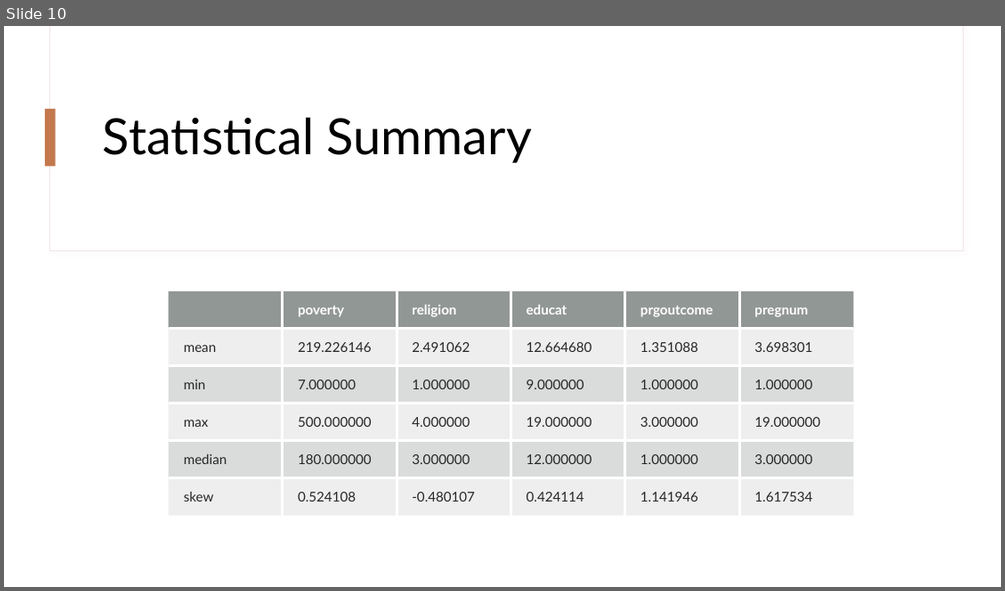
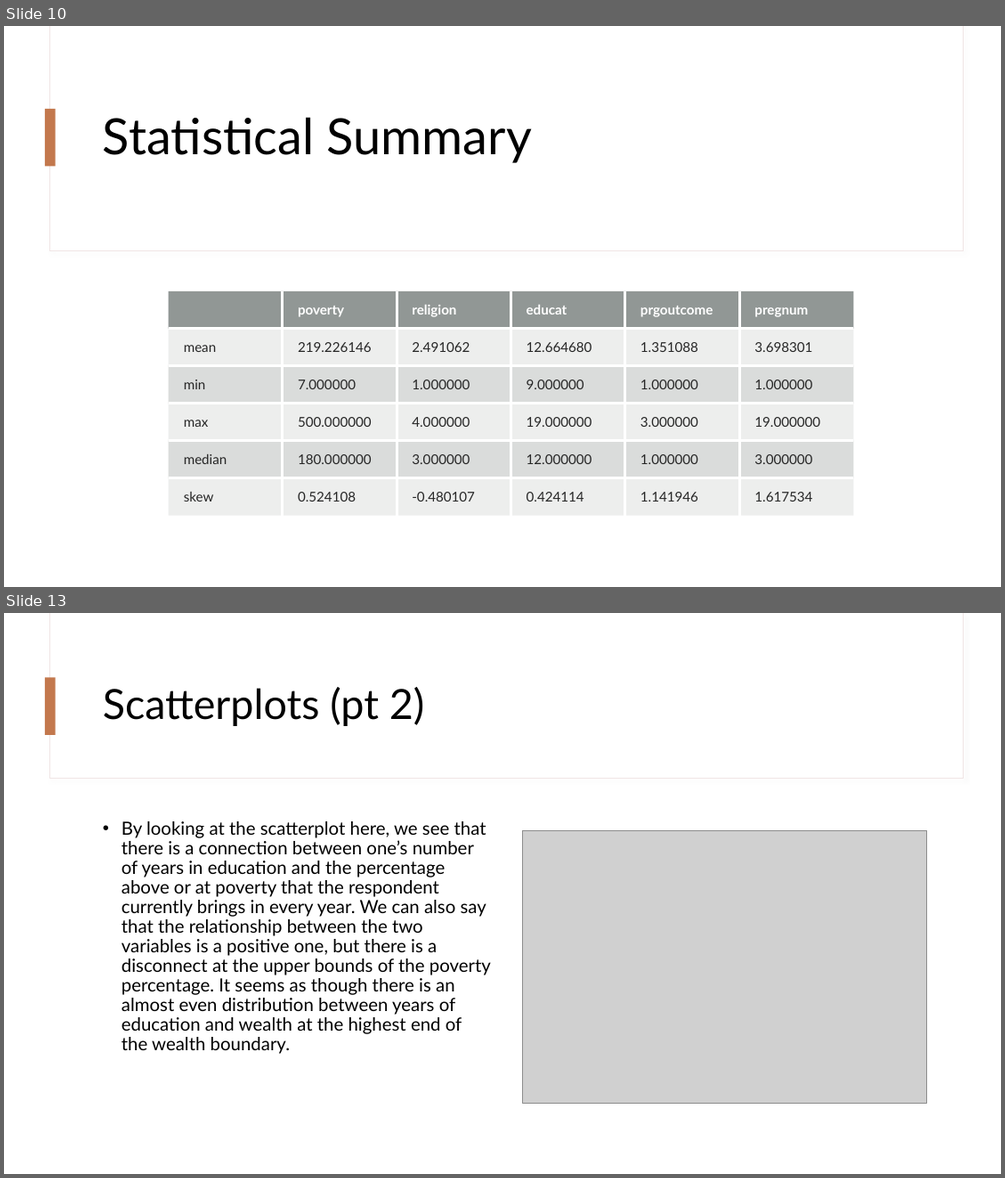
Before and after one commit to myerscody16/DSC530FinalProject, a slide deck: DSC530 Final Project.pptx. Shown one above the other, each under a label of ours: slide 10 before the commit, slides 10 and 13 after it; the slides between them are not shown. The pictures are 1005x591 and 1005x1178 pixels, drawn with LibreOffice and Linux fonts; fonts in the diff are those of the drawing; grey boxes stand for pictures. Boxes give left, top, right and bottom in pixels: in the first picture for what was removed or moved away, otherwise in the second. Text is boxed around its words. In the diff, an @@ line names an element or a change of style, - is before the commit and + after.

```diff
--- a/DSC530 Final Project.pptx
+++ b/DSC530 Final Project.pptx
@@ slide 13 added at (4, 613, 1001, 1174), background #FFFFFF; not listed: 2 template elements that a slide beside it also shows @@
@@ rectangle added at (45, 677, 56, 735), fill #C3784D @@
@@ title added at (103, 687, 424, 726), 40 pt, text #000000 @@
+Scatterplots (pt 2)
@@ text added at (121, 821, 491, 1054), 17.5 pt, text #000000 @@
+• By looking at the scatterplot here, we see that there is a connection between one’s number of years in education and the percentage above or at poverty that the respondent currently brings in every year. We can also say that the relationship between the two variables is a positive one, but there is a disconnect at the upper bounds of the poverty percentage. It seems as though there is an almost even distribution between years of education and wealth at the highest end of the wealth boundary.
@@ picture added at (523, 831, 927, 1103) @@
```
Also in this commit, not shown: 1 slide changed, 2 other slides added.
